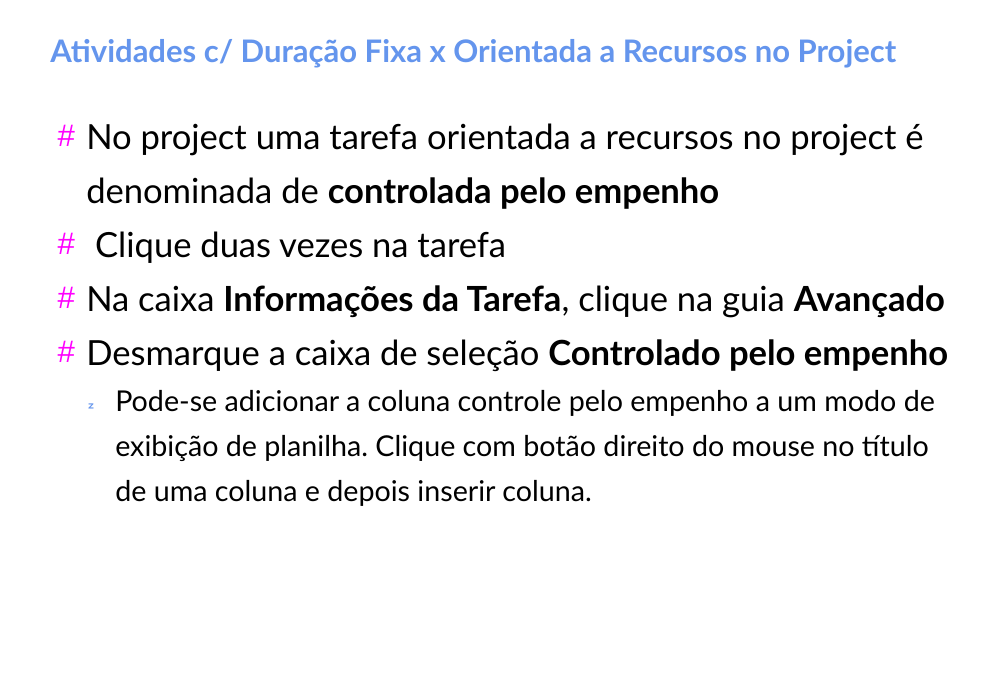
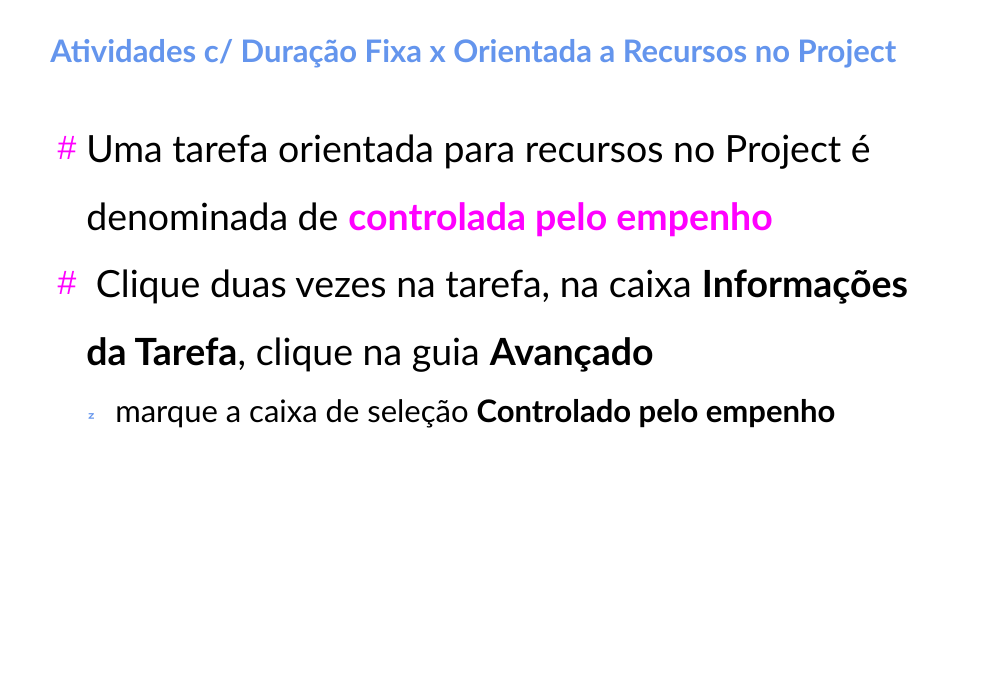
Before and after one commit to gomesluiz/gestao-de-projetos, a slide deck: slide 34 of aulas/project-aula-02.odp (slide 33 before the commit). Drawn at 1008x698 pixels with LibreOffice and Linux fonts; fonts in the diff are those of the drawing. Boxes give left, top, right and bottom in pixels: in the first picture for what was removed or moved away, otherwise in the second. Text is boxed around its words. In the diff, an @@ line names an element or a change of style, - is before the commit and + after.

```diff
--- a/aulas/project-aula-02.odp
+++ b/aulas/project-aula-02.odp
@@ text at <box>86,134,908,428</box>: text changed; size 26.8 to 29 pt @@
-# No project uma tarefa orientada a recursos no project é denominada de controlada pelo empenho
-# Clique duas vezes na tarefa
-# Na caixa Informações da Tarefa, clique na guia Avançado
-# Desmarque a caixa de seleção Controlado pelo empenho
-   Pode-se adicionar a coluna controle pelo empenho a um modo de exibição de planilha. Clique com botão direito do mouse no título de uma coluna e depois inserir coluna.
+# Uma tarefa orientada para recursos no Project é denominada de controlada pelo empenho
+# Clique duas vezes na tarefa, na caixa Informações da Tarefa, clique na guia Avançado
+   marque a caixa de seleção Controlado pelo empenho
```
Also in this commit, not shown: 31 other slides changed, 2 slides added, 13 slides removed, 3 other files.
